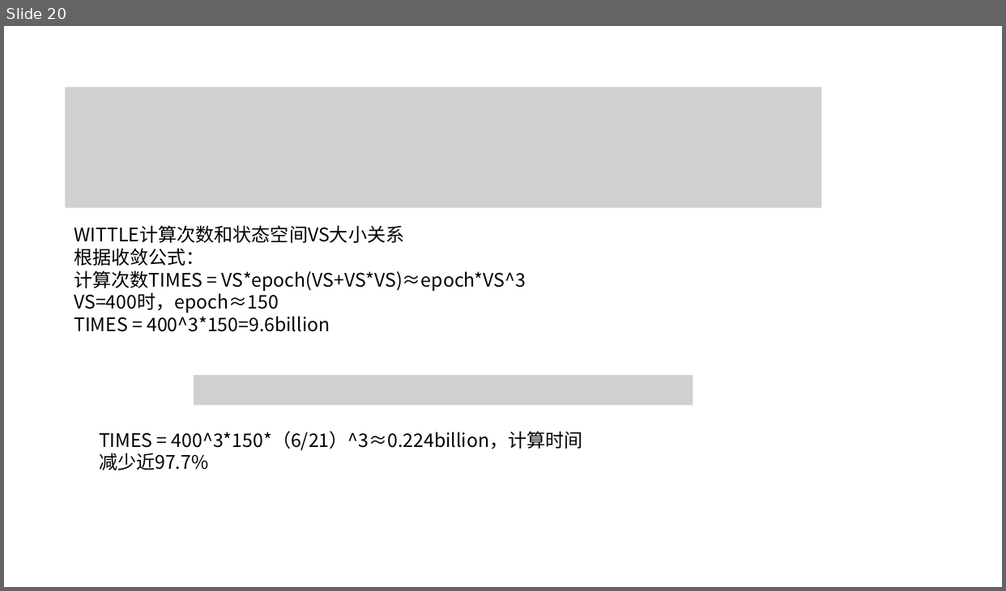
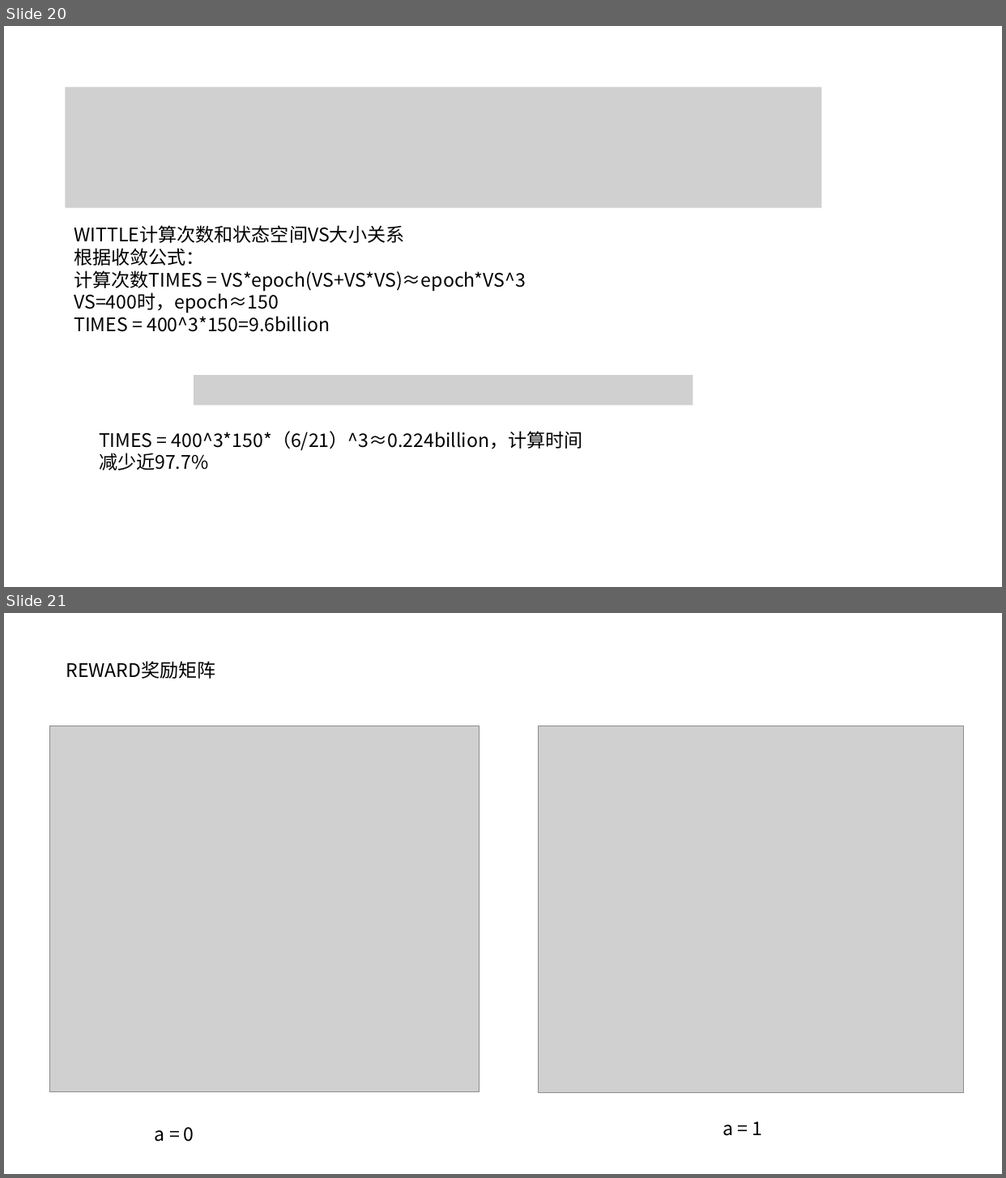
Before and after one commit to JinPeng-Zhang/RMAB, a slide deck: PPT/算法整理.pptx. Shown one above the other, each under a label of ours: slide 20 before the commit, slides 20 and 21 after it. The pictures are 1006x591 and 1006x1178 pixels, drawn with LibreOffice and Linux fonts; fonts in the diff are those of the drawing; grey boxes stand for pictures. Boxes give left, top, right and bottom in pixels: in the first picture for what was removed or moved away, otherwise in the second. Text is boxed around its words. In the diff, an @@ line names an element or a change of style, - is before the commit and + after.

```diff
--- a/PPT/算法整理.pptx
+++ b/PPT/算法整理.pptx
@@ slide 21 added at bbox=[4, 613, 1002, 1174], background #FFFFFF @@
@@ text added at bbox=[66, 661, 216, 679], 18 pt, text #000000 @@
+REWARD奖励矩阵
@@ picture added at bbox=[50, 726, 479, 1093] @@
@@ picture added at bbox=[539, 726, 964, 1093] @@
@@ text added at bbox=[722, 1122, 762, 1136], 18 pt, text #000000 @@
+a = 1
@@ text added at bbox=[155, 1127, 194, 1142], 18 pt, text #000000 @@
+a = 0
```
Also in this commit, not shown: 1 slide changed, 18 other files.
